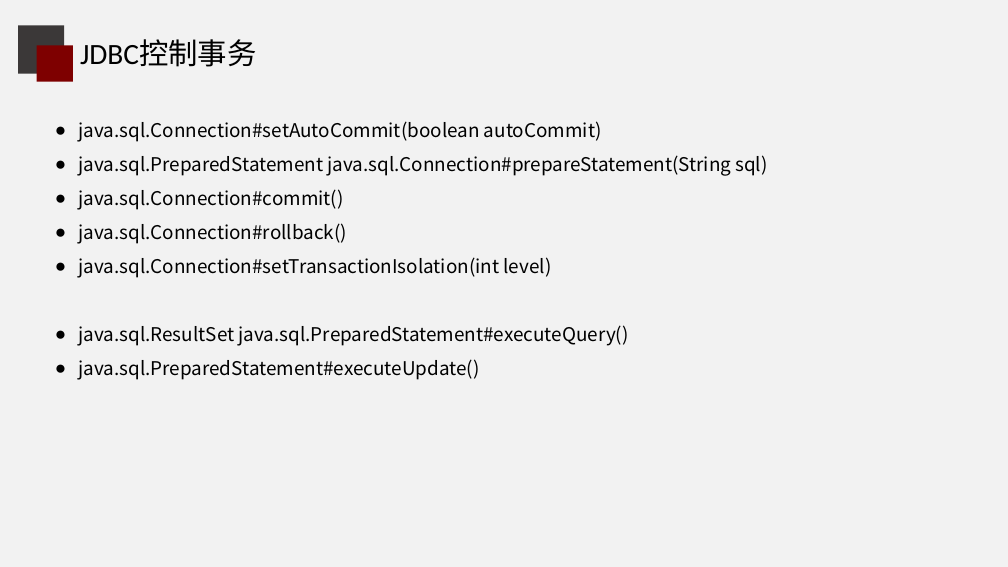
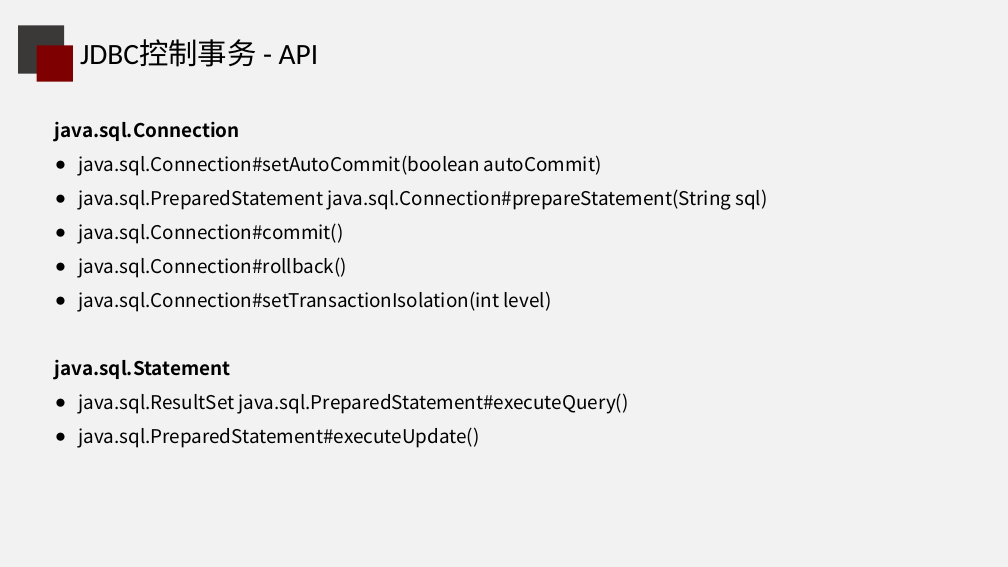
Before and after one commit to zhanjinhao/learn-spring-aop, a slide deck: slide 4 of spring-aop-tx-usage/Spring事务原理分享.pptx. Drawn at 1008x567 pixels with LibreOffice and Linux fonts; fonts in the diff are those of the drawing; background and template pictures are left out. Boxes give left, top, right and bottom in pixels: in the first picture for what was removed or moved away, otherwise in the second. Text is boxed around its words. In the diff, an @@ line names an element or a change of style, - is before the commit and + after.

```diff
--- a/spring-aop-tx-usage/Spring事务原理分享.pptx
+++ b/spring-aop-tx-usage/Spring事务原理分享.pptx
@@ title at <box>80,40,319,67</box>: text changed @@
-JDBC控制事务
+JDBC控制事务 - API
@@ text at <box>55,121,240,142</box>: paragraph added @@
+java.sql.Connection
@@ text at <box>55,359,231,380</box>: paragraph added @@
+java.sql.Statement
```
Also in this commit, not shown: 4 other slides changed, 14 slides added, 7 slides removed, 1 other file.
